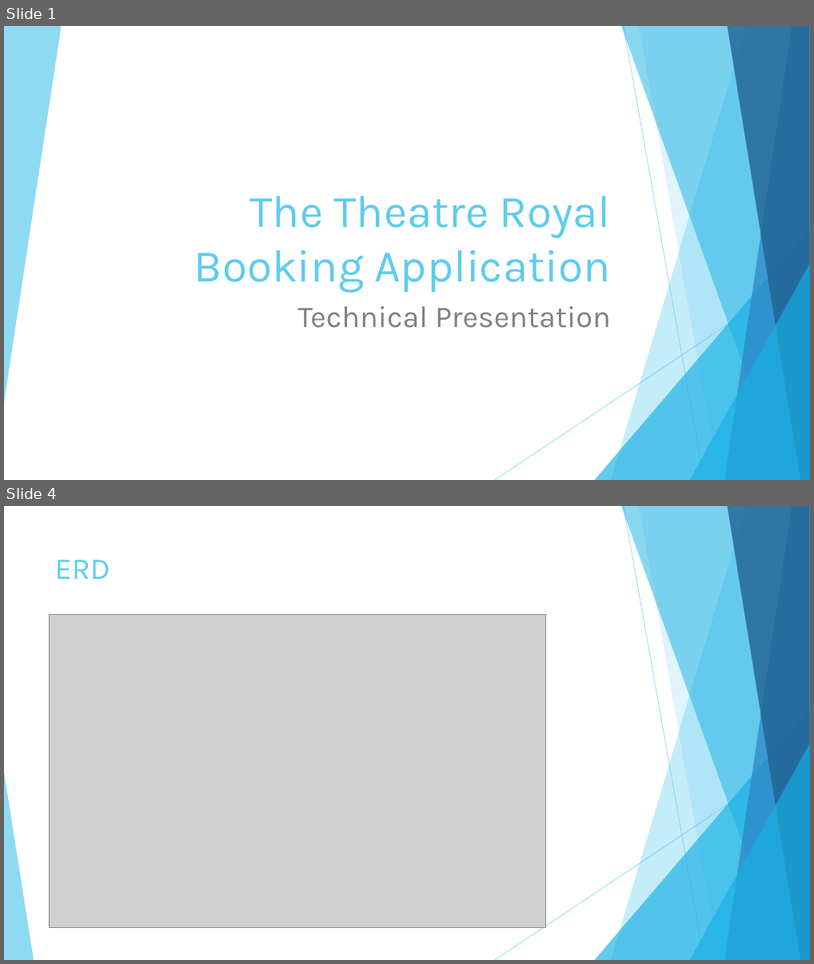
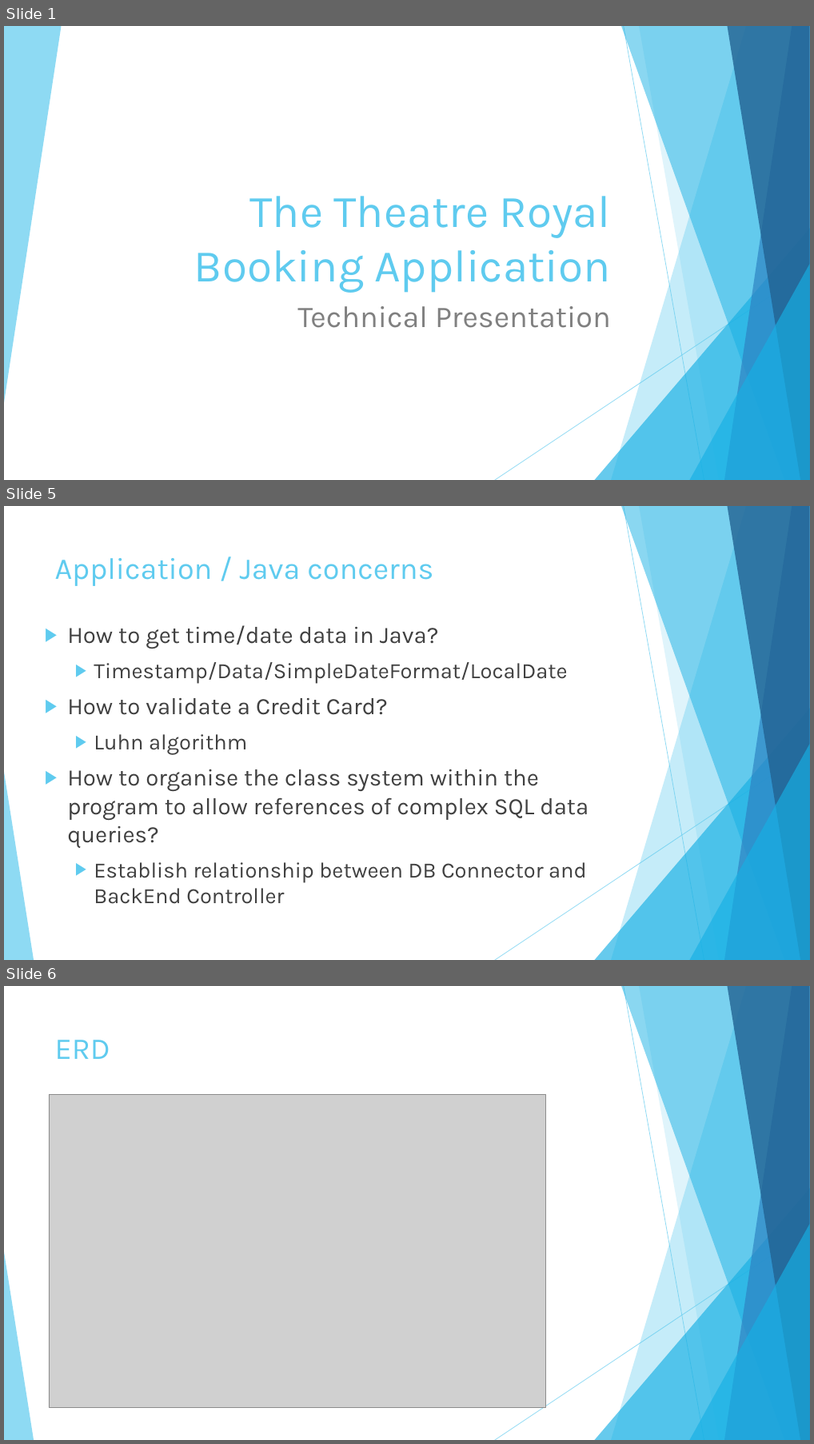
Before and after one commit to SpyroFenton/theTheatreRoyal, a slide deck: Presentations/Technical Presentation.pptx. Shown one above the other, each under a label of ours: slides 1 and 4 before the commit, slides 1, 5 and 6 after it; the slides between them are not shown. The pictures are 814x964 and 814x1444 pixels, drawn with LibreOffice and Linux fonts; fonts in the diff are those of the drawing; grey boxes stand for pictures. Boxes give left, top, right and bottom in pixels: in the first picture for what was removed or moved away, otherwise in the second. Text is boxed around its words. In the diff, an @@ line names an element or a change of style, - is before the commit and + after.

```diff
--- a/Presentations/Technical Presentation.pptx
+++ b/Presentations/Technical Presentation.pptx
@@ slide 5 added at box(4, 506, 810, 960), background #FFFFFF; not listed: 10 template elements that a slide beside it also shows @@
@@ title added at box(55, 558, 434, 586), 36 pt, text #5FCBEF @@
+Application / Java concerns
@@ text added at box(67, 625, 589, 904), 28 pt, text #404040 @@
+▶ How to get time/date data in Java?
+  ▶ Timestamp/Data/SimpleDateFormat/LocalDate
+▶ How to validate a Credit Card?
+  ▶ Luhn algorithm
+▶ How to organise the class system within the program to allow references of complex SQL data queries?
+  ▶ Establish relationship between DB Connector and BackEnd Controller
@@ what was slide 4 is now slide 6 @@
```
Also in this commit, not shown: 3 slides changed, 7 other slides added.
